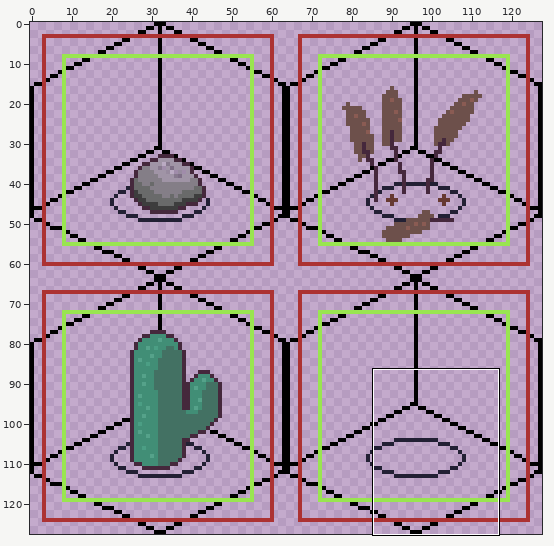
One commit to this pixel-art file: static/assets/doodads.aseprite. Above: a wide view before the commit, with the close-up outlined.
Close-up. Before the edit:
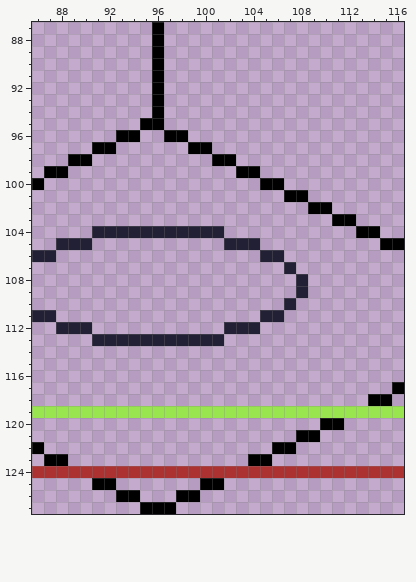
128x128 pixels, 1 frame. Shown: x 86..116, y 87..127. The commit also changed other parts of the picture, which this record leaves out.
New version:
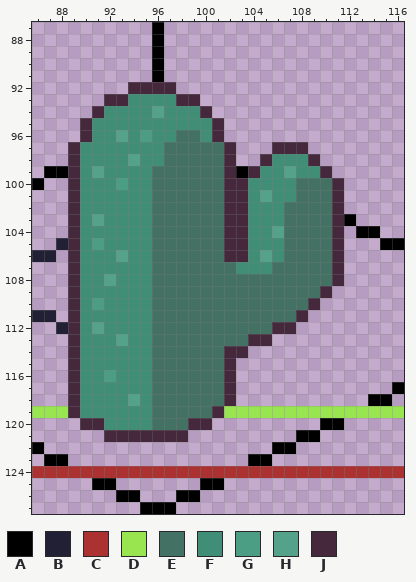
Palette (. is transparent): A #000000  B #222034  C #ac3232  D #99e550  E #437163  F #418e76  G #4b9e84  H #55a28a  J #45283c
The exact change:
Layer "doodads":
y 92: x 94..97 ..A. -> JJJJ
y 93: x 92..99 ....A... -> JJFFFFJJ
y 94: x 91..100 .....A.... -> JFFFFHFFFJ
y 95: x 90..101 .....AA..... -> JFFFFFFFFFFJ
y 96: x 90..101 ...AA..AA... -> JFFHFGFFEEFJ
y 97: x 89..102 ..AA......AA.. -> JFFFFFFFEEEEEJ; x 106..108 ... -> JJJ
y 98: x 89..102 AA..........AA -> JFFFFHFFEEEEEJ; x 105..109 ..... -> JFFFJ
y 99: x 89..102 .............. -> JFHFFFFEEEEEEJ; x 104..110 A...... -> JFFHFFJ
y 100: x 89..111 ................AA..... -> JFFFGFFEEEEEEJJFFFFEEEJ
y 101: x 89..111 ..................AA... -> JFFFFFFEEEEEEJJFHFFEEEJ
y 102: x 89..111 ....................AA. -> JFFFFFFEEEEEEJJFFFEEEEJ
y 103: x 89..111 ......................A -> JFHFFFFEEEEEEJJFFFEEEEJ
y 104: x 89..111 ..BBBBBBBBBBB.......... -> JFFFFFFEEEEEEJJFFHEEEEJ
y 105: x 89..111 BB...........BBB....... -> JFGFFFFEEEEEEJJFFFEEEEJ
y 106: x 89..111 ................BB..... -> JFFFHFFEEEEEEJJFHFEEEEJ
y 107: x 89..111 ..................B.... -> JFFFFFFEEEEEEEFFFEEEEEJ
y 108: x 89..111 ...................B... -> JFFHFFFEEEEEEEEEEEEEEEJ
y 109: x 89..110 ...................B.. -> JFFFFFFEEEEEEEEEEEEEEJ
y 110: x 89..109 ..................B.. -> JFGFFFFEEEEEEEEEEEEEJ
y 111: x 89..108 ................BB.. -> JFFFFFFEEEEEEEEEEEEJ
y 112: x 89..107 BB...........BBB... -> JFHFFFFEEEEEEEEEEJJ
y 113: x 89..105 ..BBBBBBBBBBB.... -> JFFFHFFEEEEEEEEJJ
y 114: x 89..103 ............... -> JFFFFFFEEEEEEJJ
y 115: x 89..102 .............. -> JFFFFFFEEEEEEJ
y 116: x 89..102 .............. -> JFFGFFFEEEEEEJ
y 117: x 89..102 .............. -> JFFFFFFEEEEEEJ
y 118: x 89..102 .............. -> JFFFFHFEEEEEEJ
y 119: x 89..101 DDDDDDDDDDDDD -> JFFFFFFEEEEEJ
y 120: x 90..100 ........... -> JJFFFFEEEJJ
y 121: x 92..98 ....... -> JJJJJJJ
Pixel boxes of the changes (left, top, right, bottom) in both close-ups:
changed: (68, 82, 344, 442)
